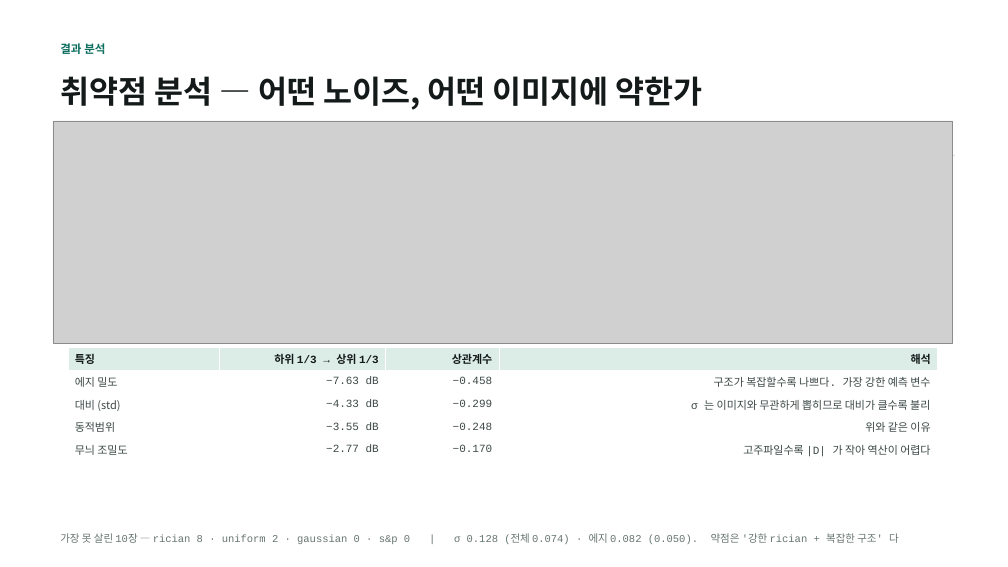
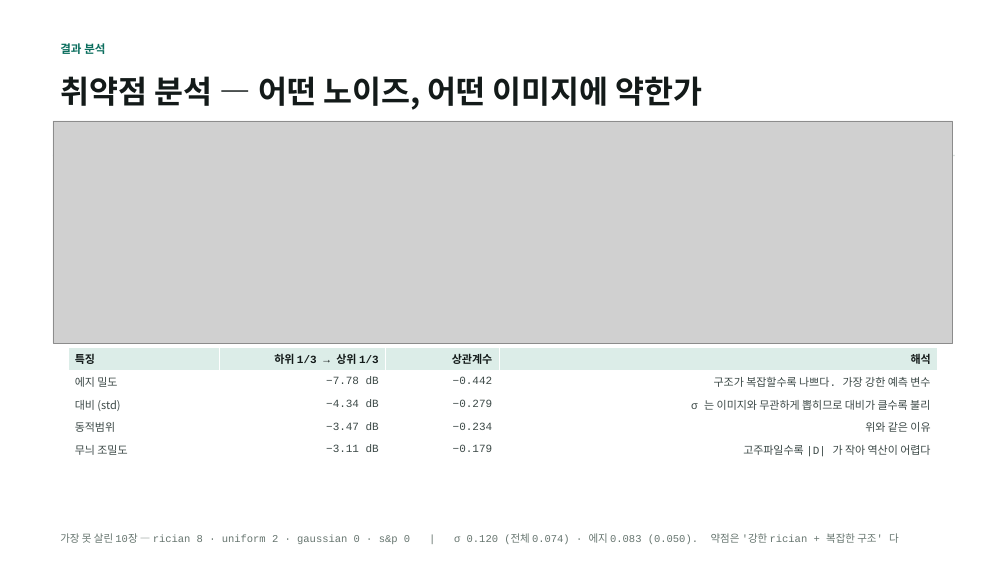
Before and after one commit to kithhooni-commits/ds-practice, a slide deck: slide 17 of 실습5/실습5_day3_발표.pptx. Drawn at 1008x567 pixels with LibreOffice and Linux fonts; fonts in the diff are those of the drawing; grey boxes stand for pictures. Boxes give left, top, right and bottom in pixels: in the first picture for what was removed or moved away, otherwise in the second. Text is boxed around its words. In the diff, an @@ line names an element or a change of style, - is before the commit and + after.

```diff
--- a/실습5/실습5_day3_발표.pptx
+++ b/실습5/실습5_day3_발표.pptx
@@ table at (x1=68, y1=348, x2=938, y2=461) @@
-row 2, column 2: −7.63 dB
+row 2, column 2: −7.78 dB
-row 2, column 3: −0.458
+row 2, column 3: −0.442
-row 3, column 2: −4.33 dB
+row 3, column 2: −4.34 dB
-row 3, column 3: −0.299
+row 3, column 3: −0.279
-row 4, column 2: −3.55 dB
+row 4, column 2: −3.47 dB
-row 4, column 3: −0.248
+row 4, column 3: −0.234
-row 5, column 2: −2.77 dB
+row 5, column 2: −3.11 dB
-row 5, column 3: −0.170
+row 5, column 3: −0.179
@@ text at (x1=60, y1=533, x2=899, y2=544): text changed @@
-가장 못 살린 10장 — rician 8 · uniform 2 · gaussian 0 · s&p 0 | σ 0.128 (전체 0.074) · 에지 0.082 (0.050). 약점은 '강한 rician + 복잡한 구조' 다
+가장 못 살린 10장 — rician 8 · uniform 2 · gaussian 0 · s&p 0 | σ 0.120 (전체 0.074) · 에지 0.083 (0.050). 약점은 '강한 rician + 복잡한 구조' 다
```
Also in this commit, not shown: 1 other file.
